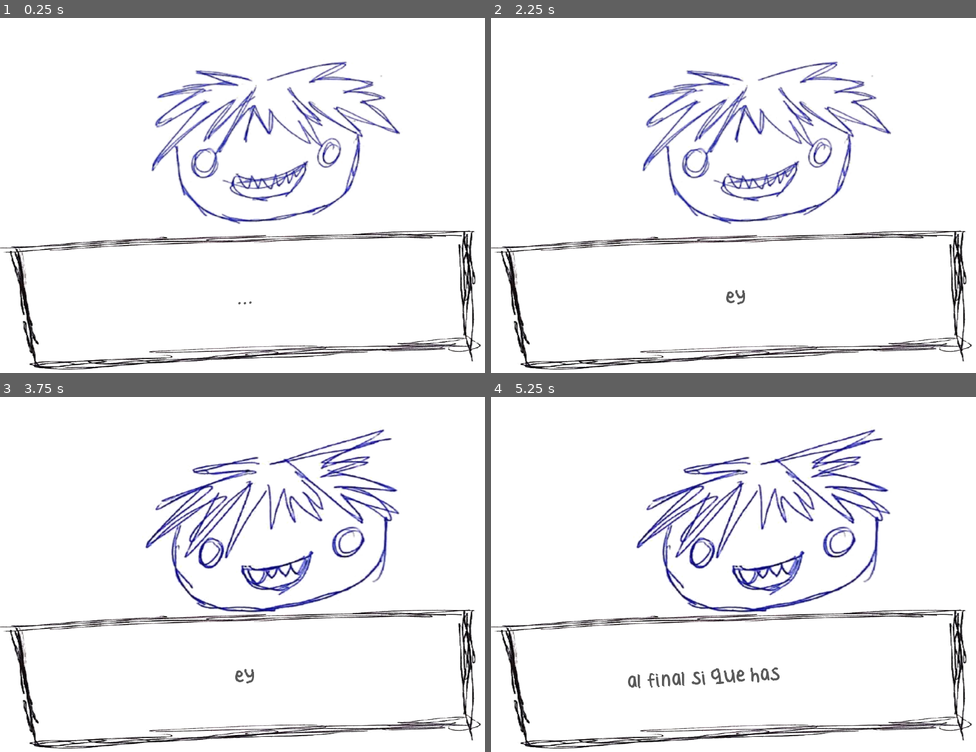
Above: before the commit, frames 1-4 (two rows, left to right).
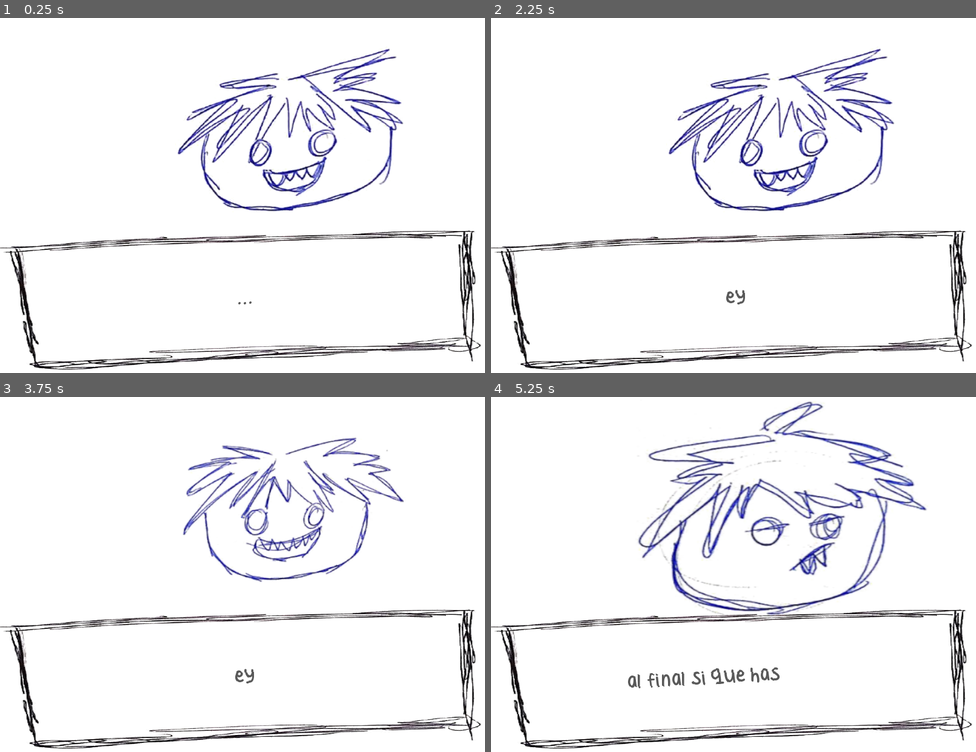
Above: after the commit, the same moments.

Repository: gabubonico/SRITTOTM
Game: Godot game, scene res://scenes/conversation.tscn
Same seed, same stepped clock (60 frames per second), same inputs: the game is played once before the commit and once after it. This scene is started directly instead of the project's main scene.
Inputs:
- Up to frame 1 (0.25 s): no input
- Up to frame 2 (2.25 s): click "..." at 0.5 s; tap Enter at 1.25 s; hold Right (move_right) 1.28-2.03 s; hold N (select_n) 1.28-2.03 s; hold Down (move_down) from 2.03 s (still down); tap N (select_n) at 2.1 s
- Up to frame 3 (3.75 s): release Down (move_down) at 2.75 s; click "ey" at 2.75 s; hold Right (move_right) from 3.53 s (still down); hold S (select_s) from 3.53 s (still down)
- Up to frame 4 (5.25 s): tap N (select_n) at 3.8, 4.35 s; tap Space at 4.25 s; release Right (move_right) at 4.28 s; release S (select_s) at 4.28 s; hold Up (move_up) 4.28-5 s; click "al final si que has venido" at 5 s

The runs differ from the first frame. In frame 1, 7.7% of the frame differs, in the area x 31-84%, y 8-59%; in frame 2, 7.7%; in frame 3, 8.3%; in frame 4, 10%, in the area x 29-90%, y 1-63%.

Commit message:
release definitivo

Diff:
--- a/scenes/conversation.gd
+++ b/scenes/conversation.gd
@@ -19,8 +19,8 @@
 	"todo el mundo elige si lo piensas","...","bueno","¿estás llorando?",
 	"ya, ya. lo siento","no es nada fácil esto","como iba diciendo",
 	"es cierto que todo el mundo elige","y yo creo que en cierto modo",
-	"eso nos hace libres, creo","siempre tendremos a lo lejos un faro",
-	"de que algun dia las cosas serán mejor","y que nos mueve a ir hacia él",
+	"eso nos hace libres, supongo","...","ademas","siempre hay un motivo por el que la gente elige vivir",
+	"yo creo que al final","siempre hay un horizonte al que perseguir",
 	"esta claro que a veces no lo vemos",
 	"'lo mejor esta por llegar!' suelen decir",
 	"...","en realidad no hay un final",
@@ -43,7 +43,9 @@
 		yield(get_tree().create_timer(1.5),"timeout")
 		$ending.show()
 	else:
+		var types = $trollsprite.frames.get_animation_names()
 		$Label.text = convo[index]
+		$trollsprite.animation = types[randi() % types.size()]
 		index += 1
 
 	if $Label.text == "que ya has elegido":
--- a/scenes/conversation.tscn
+++ b/scenes/conversation.tscn
@@ -6,8 +6,12 @@
 [ext_resource path="res://scenes/conversation.gd" type="Script" id=4]
 [ext_resource path="res://resources/spookharder_by_gassstype.ttf" type="DynamicFontData" id=5]
 [ext_resource path="res://resources/art/endings/badending.png" type="Texture" id=6]
+[ext_resource path="res://resources/art/troll/closeup6.png" type="Texture" id=7]
 [ext_resource path="res://scenes/ending.gd" type="Script" id=8]
 [ext_resource path="res://resources/cees_hand_font_by_nthspace.ttf" type="DynamicFontData" id=9]
+[ext_resource path="res://resources/art/troll/closeup5.png" type="Texture" id=10]
+[ext_resource path="res://resources/art/troll/closeup3.png" type="Texture" id=11]
+[ext_resource path="res://resources/art/troll/closeup4.png" type="Texture" id=12]
 
 [sub_resource type="InputEventAction" id=2]
 action = "move_right"
@@ -20,6 +24,16 @@
 "frames": [ ExtResource( 2 ), ExtResource( 3 ) ],
 "loop": true,
 "name": "default",
+"speed": 5.0
+}, {
+"frames": [ ExtResource( 11 ), ExtResource( 7 ) ],
+"loop": true,
+"name": "der",
+"speed": 5.0
+}, {
+"frames": [ ExtResource( 12 ), ExtResource( 10 ) ],
+"loop": true,
+"name": "izq",
 "speed": 5.0
 } ]
 
@@ -59,10 +73,9 @@
 margin_top = -600.0
 
 [node name="trollsprite" type="AnimatedSprite" parent="."]
-position = Vector2( 453, 220 )
-scale = Vector2( 1.56452, 1.35408 )
+position = Vector2( 482.318, 200.323 )
+scale = Vector2( 1.38896, 1.20214 )
 frames = SubResource( 1 )
-frame = 1
 playing = true
 
 [node name="textbox" type="Sprite" parent="."]
@@ -91,7 +104,7 @@
 custom_colors/font_color = Color( 0.45098, 0.45098, 0.45098, 1 )
 custom_fonts/font = SubResource( 5 )
 shortcut = SubResource( 7 )
-text = "b: Pelear contra troll"
+text = "b: acabar con todo"
 flat = true
 icon_align = 1
 
--- a/scenes/main.tscn
+++ b/scenes/main.tscn
@@ -41,7 +41,7 @@
 scale = Vector2( 4.5, 1 )
 
 [node name="troll" parent="." instance=ExtResource( 2 )]
-position = Vector2( 1381, 592 )
+position = Vector2( 1381, 476 )
 
 [node name="Area2D" type="Area2D" parent="troll"]
 position = Vector2( -4, 50 )
@@ -445,6 +445,7 @@
 position = Vector2( 0.499998, -1 )
 scale = Vector2( 0.716912, 1 )
 frames = SubResource( 4 )
+frame = 1
 playing = true
 
 [node name="player" parent="." instance=ExtResource( 3 )]
Not shown, changed: export_presets.cfg
Binary file changed: resources/art/troll/closeup1.png
Binary file changed: resources/art/troll/closeup2.png
Binary file added: resources/art/troll/closeup3.png
Not shown, added: resources/art/troll/closeup3.png.import
Binary file added: resources/art/troll/closeup4.png
Not shown, added: resources/art/troll/closeup4.png.import
Binary file added: resources/art/troll/closeup5.png
Not shown, added: resources/art/troll/closeup5.png.import
Binary file added: resources/art/troll/closeup6.png
Not shown, added: resources/art/troll/closeup6.png.import
Not shown: 2 places in scenes/conversation.tscn that only renumber resources
